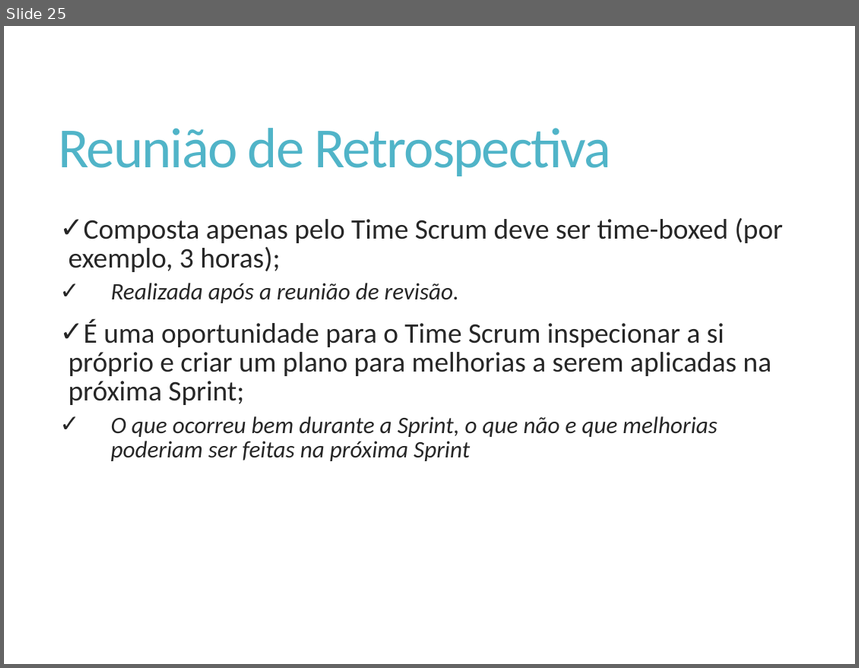
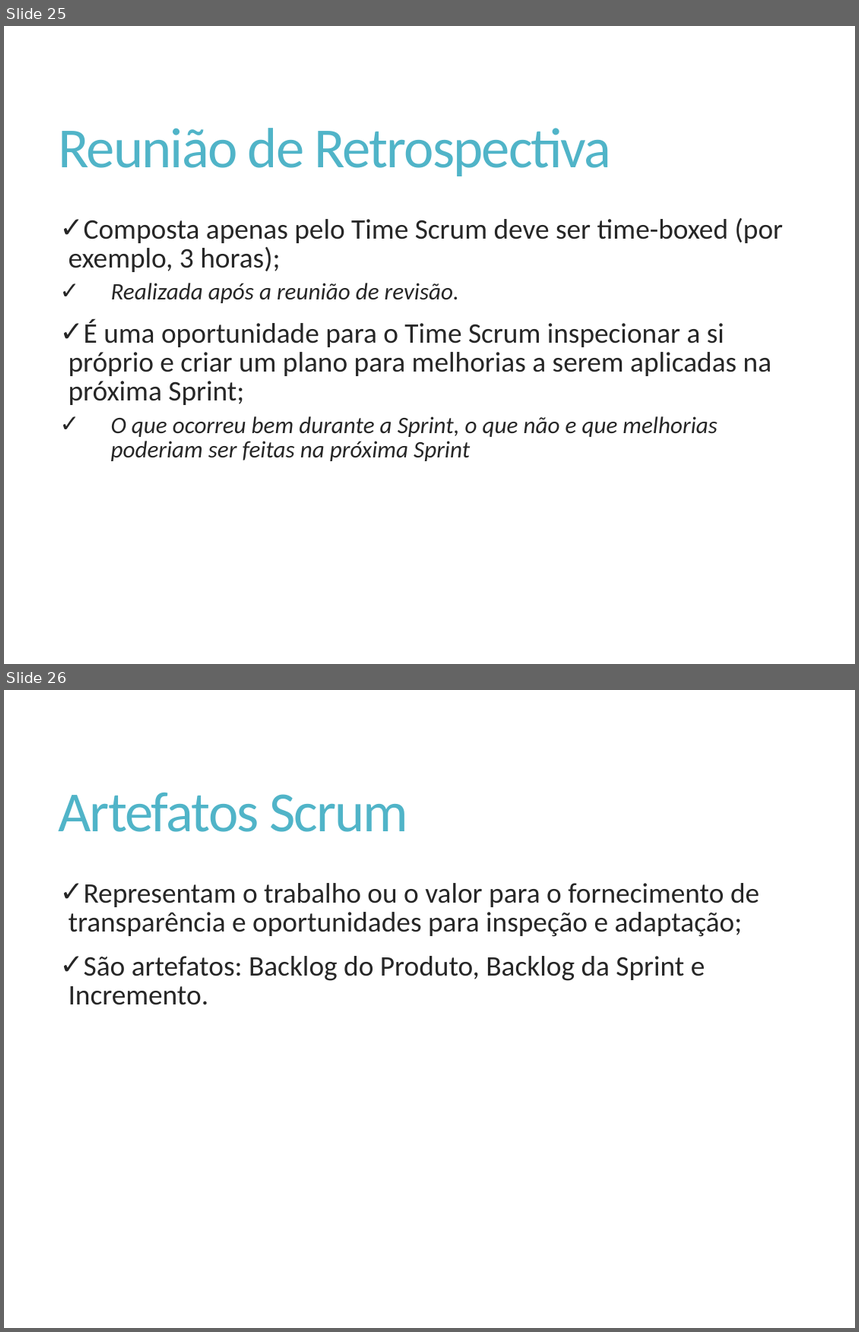
Before and after one commit to Elton-Garbin/TCC-2016, a slide deck: StartIdea/StartIdea.Docs/Apresentacao.pptx. Shown one above the other, each under a label of ours: slide 25 before the commit, slides 25 and 26 after it. The pictures are 859x668 and 859x1332 pixels, drawn with LibreOffice and Linux fonts; fonts in the diff are those of the drawing. Boxes give left, top, right and bottom in pixels: in the first picture for what was removed or moved away, otherwise in the second. Text is boxed around its words. In the diff, an @@ line names an element or a change of style, - is before the commit and + after.

Commit message:
Artefatos Scrum

```diff
--- a/StartIdea/StartIdea.Docs/Apresentacao.pptx
+++ b/StartIdea/StartIdea.Docs/Apresentacao.pptx
@@ slide 26 added at box(4, 690, 855, 1328), background #FFFFFF @@
@@ title added at box(59, 793, 408, 832), 48 pt, text #50B4C8 @@
+Artefatos Scrum
@@ text added at box(69, 883, 759, 1005), 24 pt, text #262626 @@
+✓ Representam o trabalho ou o valor para o fornecimento de transparência e oportunidades para inspeção e adaptação;
+✓ São artefatos: Backlog do Produto, Backlog da Sprint e Incremento.
```
Also in this commit, not shown: 5 other slides added.
